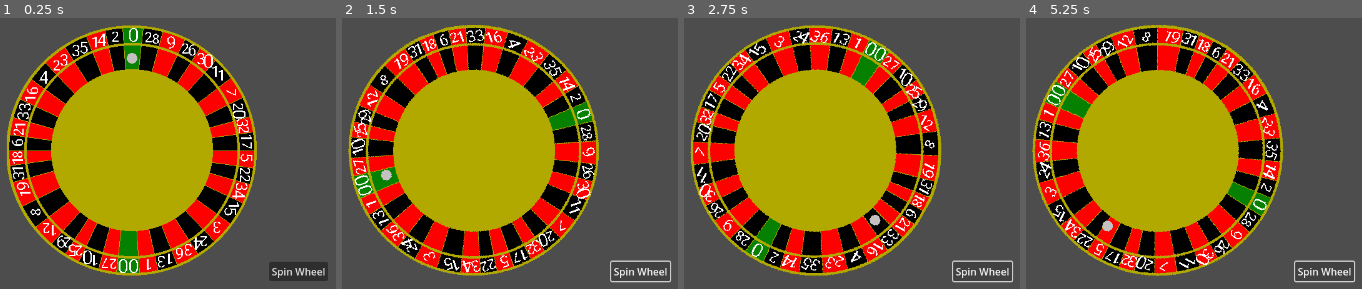
Above: before the commit, frames 1-4 (left to right).
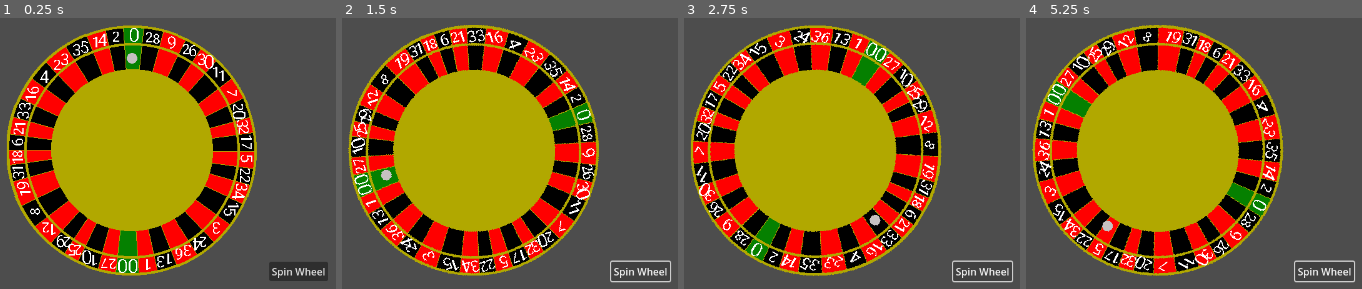
Above: after the commit, the same moments.

Repository: OwenFrakes/congressAppChallenge
Game: Godot game, scene res://Scenes/Roulette.tscn
The game is run twice, just before and just after one commit, with the same random seed, the same clock (stepped at 60 frames per second) and the same inputs. This scene is started directly instead of the project's main scene.
Inputs:
- Up to frame 1 (0.25 s): no input
- Up to frame 2 (1.5 s): click "Spin Wheel" at 0.5 s; click "Spin Wheel" at 1.25 s
- Up to frame 3 (2.75 s): click "Spin Wheel" at 2 s
- Up to frame 4 (5.25 s): tap Enter at 5 s

The runs differ from the first frame. In frame 1, 6.8% of the frame differs, in the area x 2-77%, y 2-96%; in frame 2, 7.3%; in frame 3, 7.2%; in frame 4, 7.3%, in the area x 1-77%, y 2-96%.

Commit message:
Update Roulette.tscn
Rotating the wheel to find different where each number is

Diff:
--- a/Scenes/Roulette.tscn
+++ b/Scenes/Roulette.tscn
@@ -10,6 +10,7 @@
 [node name="Roulette wheel" type="Sprite2D" parent="."]
 texture_filter = 1
 position = Vector2(646, 332)
+rotation = 0.00677012
 texture = ExtResource("1_03cgx")
 script = ExtResource("2_11oam")
 
